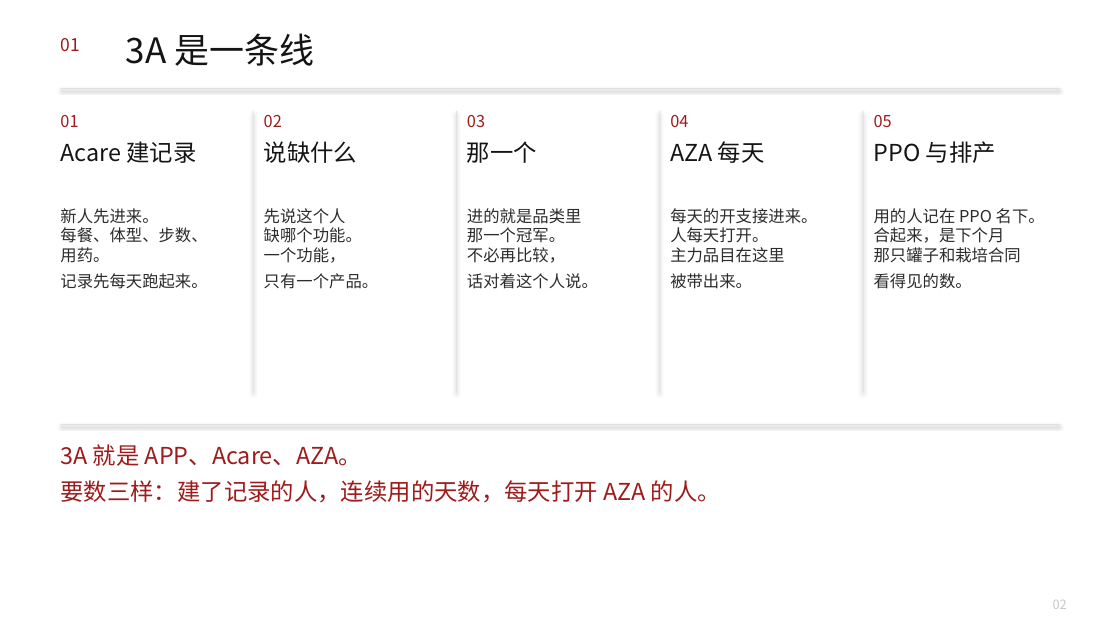
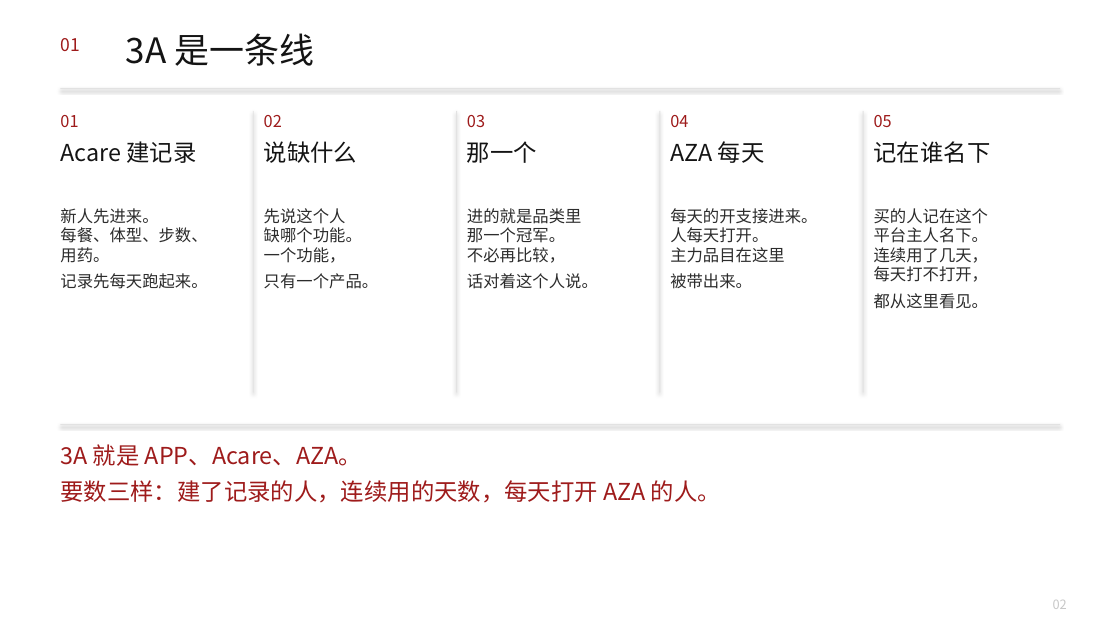
Before and after one commit to headshot9999/xiaoyi, a slide deck: slide 2 of 艾多美何以成为100兆韩元企业.pptx. Drawn at 1120x630 pixels with LibreOffice and Linux fonts; fonts in the diff are those of the drawing. Boxes give left, top, right and bottom in pixels: in the first picture for what was removed or moved away, otherwise in the second. Text is boxed around its words. In the diff, an @@ line names an element or a change of style, - is before the commit and + after.

```diff
--- a/艾多美何以成为100兆韩元企业.pptx
+++ b/艾多美何以成为100兆韩元企业.pptx
@@ text at [874, 141, 991, 163]: text changed @@
-PPO 与排产
+记在谁名下
@@ text at [874, 208, 988, 309]: text changed @@
-用的人记在 PPO 名下。
-合起来，是下个月
-那只罐子和栽培合同
-看得见的数。
+买的人记在这个
+平台主人名下。
+连续用了几天，
+每天打不打开，
+都从这里看见。
```
Also in this commit, not shown: 4 other slides changed, 3 other files.
